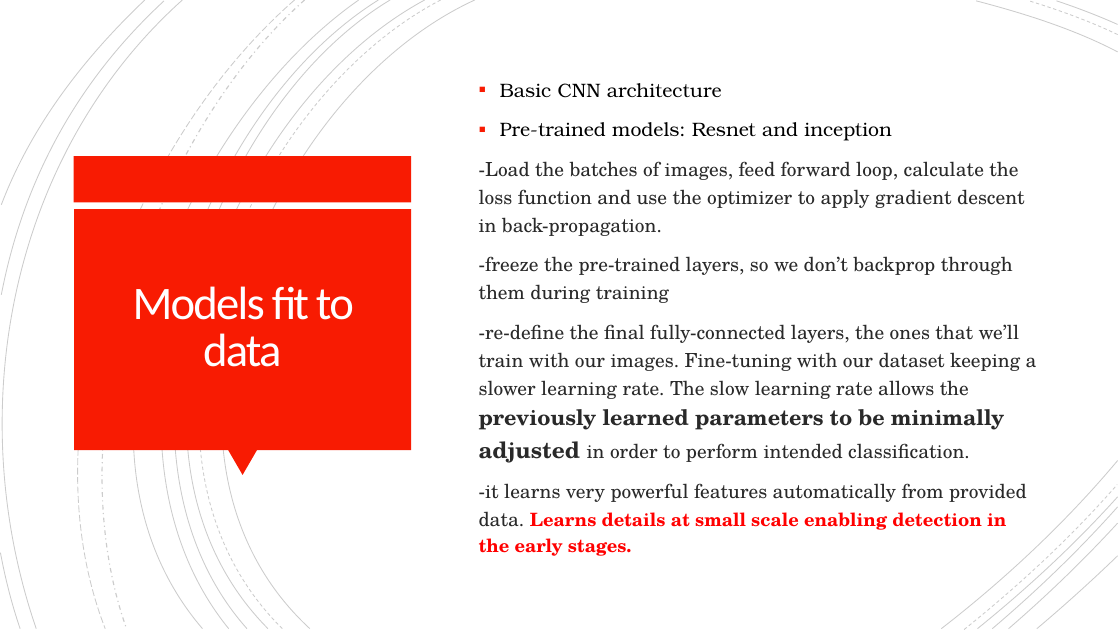
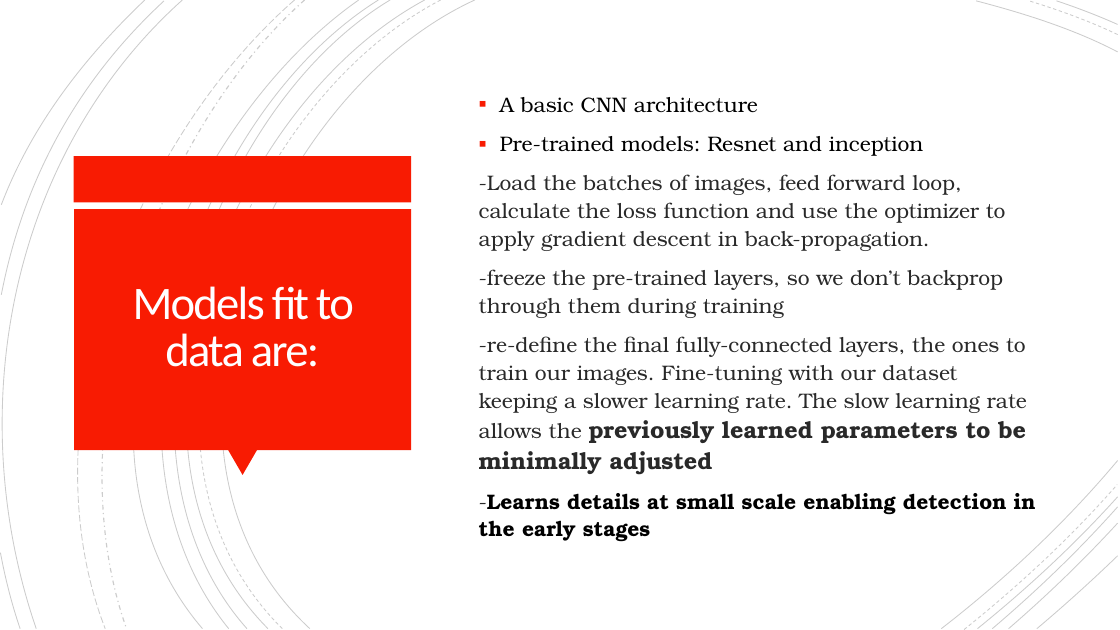
Before and after one commit to Kaoutar-Nahli/Early-Fire-Detection, a slide deck: slide 6 of deep-learning-fire-detection.pptx. Drawn at 1120x630 pixels with LibreOffice and Linux fonts; fonts in the diff are those of the drawing. Boxes give left, top, right and bottom in pixels: in the first picture for what was removed or moved away, otherwise in the second. Text is boxed around its words. In the diff, an @@ line names an element or a change of style, - is before the commit and + after.

Commit message:
presentation completed, too much text

```diff
--- a/deep-learning-fire-detection.pptx
+++ b/deep-learning-fire-detection.pptx
@@ text at [500, 97, 758, 113]: text changed; size 16.6 to 18 pt @@
-▪ Basic CNN architecture
+▪ A basic CNN architecture
@@ text at [479, 136, 1006, 318]: size 16.6 to 18 pt in "Pre-trained models: Resnet and inception", "-Load the batches of images, feed forward ...", "-freeze the pre-trained layers, so we don’t ..."; font TeX Gyre Schola to TeX Gyre Bonum in "-Load the batches of images, feed forward ...", "-freeze the pre-trained layers, so we don’t ..."; line spacing 1.2 to 1.1 @@
@@ title at [133, 286, 354, 367]: text changed @@
-Models fit to data
+Models fit to data are:
@@ text at [479, 336, 1036, 542]: text changed; size 16.6 to 18 pt; font TeX Gyre Schola to TeX Gyre Bonum @@
--re-define the final fully-connected layers, the ones that we’ll train with our images. Fine-tuning with our dataset keeping a slower learning rate. The slow learning rate allows the previously learned parameters to be minimally adjusted in order to perform intended classification.
--it learns very powerful features automatically from provided data. Learns details at small scale enabling detection in the early stages.
+-re-define the final fully-connected layers, the ones to train our images. Fine-tuning with our dataset keeping a slower learning rate. The slow learning rate allows the previously learned parameters to be minimally adjusted
+-Learns details at small scale enabling detection in the early stages
```
Also in this commit, not shown: 11 other slides changed, 8 slides added, 7 slides removed.
